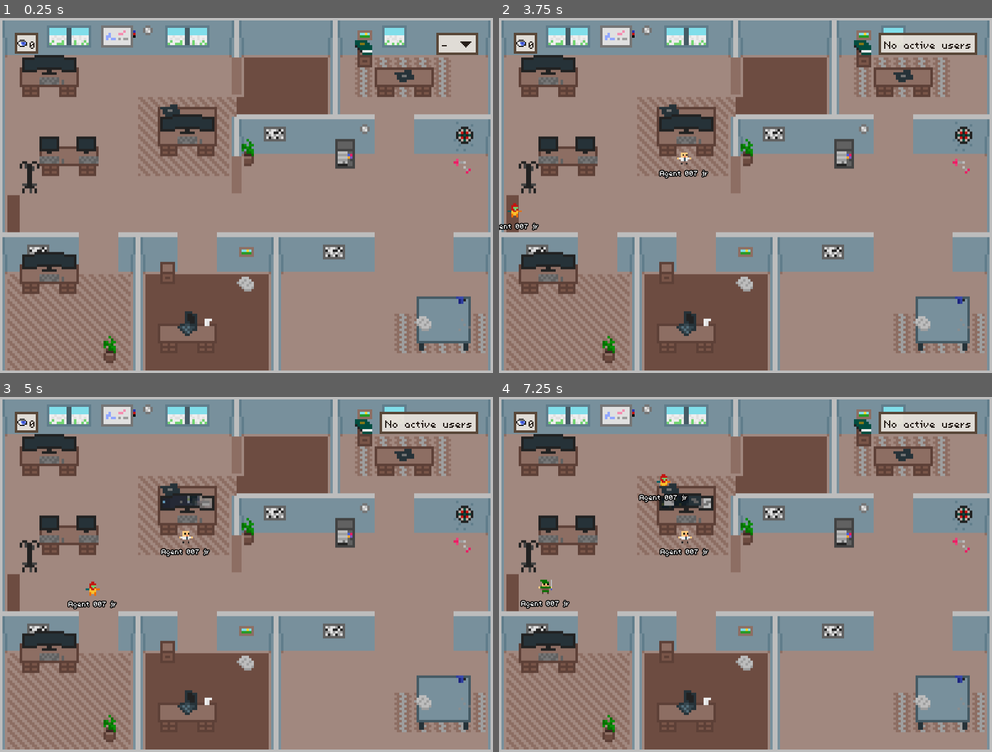
Above: before the commit, frames 1-4 (two rows, left to right).
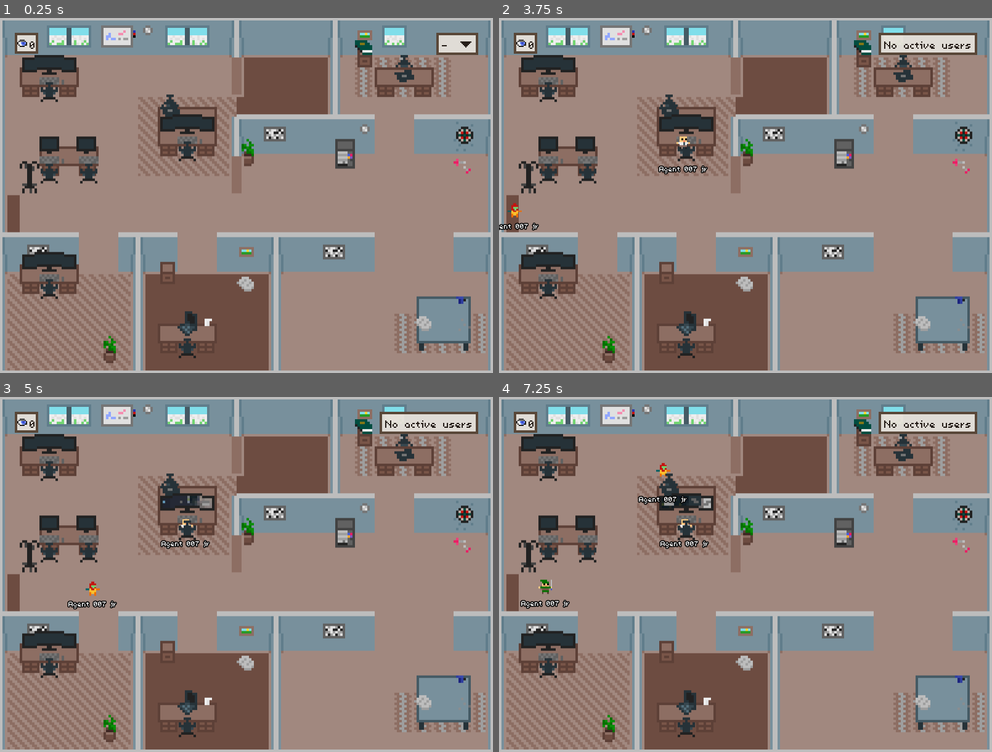
Above: after the commit, the same moments.

Repository: einord/agent-office
Game: Godot game, scene res://scenes/main.tscn
Two runs of this game, one before a commit and one after it. Both use one fixed random seed, a clock stepped at 60 frames per second and the inputs below.
Inputs (mouse positions are in pixels of both pictures, inside the frame that each line leads up to):
- Up to frame 1 (0.25 s): no input
- Up to frame 2 (3.75 s): tap Enter at 0.5 s; move the mouse to (957, 42) at 0.52 s; hold W 0.53-1.28 s; tap J at 0.6, 3.6 s; click (957, 42) at 0.67 s; move the mouse to (646, 213) at 1.27 s; tap 1 at 1.35 s; move the mouse to (794, 117) at 2.02 s; hold W 2.03-3.53 s; tap 2 at 2.1 s; move the mouse to (720, 266) at 2.77 s; tap Q at 2.85 s; click (720, 266) at 2.92 s; move the mouse to (893, 248) at 3.52 s
- Up to frame 3 (5 s): tap Space at 4.25 s; move the mouse to (98, 521) at 4.27 s; tap 1 at 4.35 s
- Up to frame 4 (7.25 s): move the mouse to (770, 574) at 5.02 s; tap 2 at 5.1 s; click (770, 574) at 5.17 s; move the mouse to (671, 485) at 5.77 s; hold W from 5.78 s (still down); tap Q at 5.85 s; move the mouse to (853, 556) at 6.52 s; tap J at 6.6 s

The runs differ from the first frame. In frame 1, 0.8% of the frame differs, in the area x 8-84%, y 10-96%; in frame 2, 1.1%; in frame 3, 1.1%; in frame 4, 1.4%.

Commit message:
feat: implement chair animations and integrate chair objects into the agent scene

Diff:
--- a/gui/agent-office/scenes/agent.gd
+++ b/gui/agent-office/scenes/agent.gd
@@ -38,6 +38,8 @@
 var _preferred_workstation: Marker2D = null
 ## Flag to only trigger computer activation once per work session
 var _has_arrived_at_work: bool = false
+## Whether the agent is currently sitting (chair animation playing)
+var _is_sitting: bool = false
 ## Context window usage percentage (0-100)
 var context_percentage: float = 0.0
 
@@ -157,6 +159,7 @@
 			_preferred_workstation = current_workstation
 			current_workstation = null
 			_has_arrived_at_work = false
+			_is_sitting = false
 			_is_idle_grace_waiting = false
 			_idle_grace_timer = 0.0
 		AgentState.IDLE:
@@ -304,17 +307,18 @@
 		return
 
 	if navigation_agent.is_navigation_finished():
-		# Play standing animation when not moving
-		if _anim_player.current_animation != "standing":
+		# Play standing animation when not moving (unless sitting in a chair)
+		if not _is_sitting and _anim_player.current_animation != "standing":
 			_anim_player.play("standing")
 
 		# Handle state-specific behavior when navigation is complete
 		match current_state:
 			AgentState.WORKING:
-				# Activate computers when first arriving at workstation
+				# Activate computers and sit in chair when first arriving at workstation
 				if not _has_arrived_at_work:
 					_has_arrived_at_work = true
 					_activate_workstation_computers(true)
+					_sit_in_chair()
 				# Handle grace period countdown before transitioning to IDLE
 				if _is_idle_grace_waiting:
 					_idle_grace_timer -= delta
@@ -347,6 +351,11 @@
 				return
 		return
 
+	# Start chair animation early when close to workstation
+	if current_state == AgentState.WORKING and not _is_sitting and current_workstation != null:
+		if global_position.distance_to(current_workstation.global_position) < 6.0:
+			_sit_in_chair()
+
 	movement_delta = movement_speed * delta
 	var next_path_position: Vector2 = navigation_agent.get_next_path_position()
 	var new_velocity: Vector2 = global_position.direction_to(next_path_position) * movement_speed
@@ -362,13 +371,14 @@
 	elif safe_velocity.x > 0:
 		flip_h = false
 
-	# Play walking animation when moving
-	if safe_velocity.length() > 0.1:
-		if _anim_player.current_animation != "walking":
-			_anim_player.play("walking")
-	else:
-		if _anim_player.current_animation != "standing":
-			_anim_player.play("standing")
+	# Play walking animation when moving (unless sitting in a chair)
+	if not _is_sitting:
+		if safe_velocity.length() > 0.1:
+			if _anim_player.current_animation != "walking":
+				_anim_player.play("walking")
+		else:
+			if _anim_player.current_animation != "standing":
+				_anim_player.play("standing")
 
 	global_position = global_position.move_toward(global_position + safe_velocity, movement_delta)
 
@@ -384,6 +394,21 @@
 		# Yellow → Red (50-100%)
 		_context_bar.color = Color(0.9, 0.9, 0.2).lerp(Color(0.9, 0.2, 0.2), (t - 0.5) * 2.0)
 
+## Plays a chair animation on the agent based on the linked chair's direction.
+func _sit_in_chair() -> void:
+	if current_workstation == null:
+		return
+	for chair in get_tree().get_nodes_in_group("chair"):
+		if chair.workstation == current_workstation:
+			var is_up = chair.animation == &"up"
+			var anim_name = "chair_up" if is_up else "chair_down"
+			var y_offset = -1.0 if is_up else 1.0
+			global_position.y = chair.global_position.y + y_offset
+			_is_sitting = true
+			if _anim_player.has_animation(anim_name):
+				_anim_player.play(anim_name)
+			return
+
 ## Activates or deactivates all computers linked to the current workstation.
 func _activate_workstation_computers(active: bool) -> void:
 	if current_workstation == null:
--- a/gui/agent-office/scenes/agent.tscn
+++ b/gui/agent-office/scenes/agent.tscn
@@ -36,6 +36,38 @@
 "values": [Vector2(0, -4)]
 }
 
+[sub_resource type="Animation" id="Animation_dg1j7"]
+resource_name = "chair_down"
+length = 0.23333333
+tracks/0/type = "value"
+tracks/0/imported = false
+tracks/0/enabled = true
+tracks/0/path = NodePath(".:offset")
+tracks/0/interp = 1
+tracks/0/loop_wrap = true
+tracks/0/keys = {
+"times": PackedFloat32Array(0, 0.1, 0.23333333),
+"transitions": PackedFloat32Array(1, 1, 1),
+"update": 0,
+"values": [Vector2(0, -4), Vector2(0, -12), Vector2(0, -6)]
+}
+
+[sub_resource type="Animation" id="Animation_qeyy3"]
+resource_name = "chair_up"
+length = 0.23333333
+tracks/0/type = "value"
+tracks/0/imported = false
+tracks/0/enabled = true
+tracks/0/path = NodePath(".:offset")
+tracks/0/interp = 1
+tracks/0/loop_wrap = true
+tracks/0/keys = {
+"times": PackedFloat32Array(0, 0.1, 0.23333333),
+"transitions": PackedFloat32Array(1, 1, 1),
+"update": 0,
+"values": [Vector2(0, -4), Vector2(0, -12), Vector2(0, -6)]
+}
+
 [sub_resource type="Animation" id="Animation_yc63n"]
 resource_name = "standing"
 tracks/0/type = "value"
@@ -71,6 +103,8 @@
 [sub_resource type="AnimationLibrary" id="AnimationLibrary_lug0u"]
 _data = {
 &"RESET": SubResource("Animation_umeaf"),
+&"chair_down": SubResource("Animation_dg1j7"),
+&"chair_up": SubResource("Animation_qeyy3"),
 &"standing": SubResource("Animation_yc63n"),
 &"walking": SubResource("Animation_lug0u")
 }
--- /dev/null
+++ b/gui/agent-office/scenes/chair.gd
@@ -0,0 +1,12 @@
+extends AnimatedSprite2D
+
+## Path to the workstation Marker2D this chair belongs to.
+@export var workstation_path: NodePath
+
+## Resolved workstation node reference.
+var workstation: Marker2D = null
+
+func _ready() -> void:
+	if workstation_path:
+		workstation = get_node(workstation_path) as Marker2D
+	add_to_group("chair")
--- /dev/null
+++ b/gui/agent-office/scenes/chair.tscn
@@ -0,0 +1,38 @@
+[gd_scene format=3 uid="uid://62r4520hditx"]
+
+[ext_resource type="Texture2D" uid="uid://c0eumcv4np4gj" path="res://assets/sprites/chair.png" id="1_i2o7u"]
+[ext_resource type="Script" path="res://scenes/chair.gd" id="2_script"]
+
+[sub_resource type="AtlasTexture" id="AtlasTexture_v2yb1"]
+atlas = ExtResource("1_i2o7u")
+region = Rect2(0, 0, 7, 8)
+
+[sub_resource type="AtlasTexture" id="AtlasTexture_js0lu"]
+atlas = ExtResource("1_i2o7u")
+region = Rect2(7, 0, 7, 8)
+
+[sub_resource type="SpriteFrames" id="SpriteFrames_gxtfn"]
+animations = [{
+"frames": [{
+"duration": 1.0,
+"texture": SubResource("AtlasTexture_v2yb1")
+}],
+"loop": true,
+"name": &"down",
+"speed": 5.0
+}, {
+"frames": [{
+"duration": 1.0,
+"texture": SubResource("AtlasTexture_js0lu")
+}],
+"loop": true,
+"name": &"up",
+"speed": 5.0
+}]
+
+[node name="AnimatedSprite2D" type="AnimatedSprite2D" unique_id=683404785]
+texture_filter = 1
+sprite_frames = SubResource("SpriteFrames_gxtfn")
+animation = &"up"
+offset = Vector2(0, -3)
+script = ExtResource("2_script")
--- a/gui/agent-office/scenes/tilemap.tscn
+++ b/gui/agent-office/scenes/tilemap.tscn
@@ -6,6 +6,7 @@
 [ext_resource type="SpriteFrames" uid="uid://gdkgo3he1qiw" path="res://assets/sprites/small_screen_frames.tres" id="4_ssf"]
 [ext_resource type="SpriteFrames" uid="uid://hhjtphwf2jll" path="res://assets/sprites/laptop_down_frames.tres" id="5_ldf"]
 [ext_resource type="SpriteFrames" uid="uid://dqdn74l3gk8qq" path="res://assets/sprites/laptop_up_frames.tres" id="6_luf"]
+[ext_resource type="PackedScene" uid="uid://62r4520hditx" path="res://scenes/chair.tscn" id="7_xjbjy"]
 
 [sub_resource type="NavigationPolygon" id="NavigationPolygon_55lsm"]
 vertices = PackedVector2Array(101, 35, 101, 19, 131, 19, 131, 43, 99, 43, 99, 37, 91, 35, 61, 37, 61, 59, 91, 59, 91, 7 …(774 unchanged characters)…
@@ -180,3 +181,47 @@
 offset = Vector2(0, -12)
 sprite_frames_resource = ExtResource("4_ssf")
 workstation_path = NodePath("../../Locations/WorkStations/Desk8")
+
+[node name="Things" type="Node2D" parent="." unique_id=1979474886]
+z_index = 2
+z_as_relative = false
+y_sort_enabled = true
+
+[node name="Chairs" type="Node2D" parent="Things" unique_id=917747196]
+z_index = 2
+z_as_relative = false
+y_sort_enabled = true
+
+[node name="Chair_1" parent="Things/Chairs" unique_id=683404785 instance=ExtResource("7_xjbjy")]
+position = Vector2(76, 57)
+workstation_path = NodePath("../../../Locations/WorkStations/Desk3")
+
+[node name="Chair_2" parent="Things/Chairs" unique_id=1077488267 instance=ExtResource("7_xjbjy")]
+position = Vector2(69, 38)
+animation = &"down"
+workstation_path = NodePath("../../../Locations/WorkStations/Desk4")
+
+[node name="Chair_3" parent="Things/Chairs" unique_id=417396982 instance=ExtResource("7_xjbjy")]
+position = Vector2(20, 33)
+workstation_path = NodePath("../../../Locations/WorkStations/Desk1")
+
+[node name="Chair_4" parent="Things/Chairs" unique_id=645184294 instance=ExtResource("7_xjbjy")]
+position = Vector2(20, 66)
+workstation_path = NodePath("../../../Locations/WorkStations/Desk2")
+
+[node name="Chair_5" parent="Things/Chairs" unique_id=1686436601 instance=ExtResource("7_xjbjy")]
+position = Vector2(36, 66)
+workstation_path = NodePath("../../../Locations/WorkStations/Desk8")
+
+[node name="Chair_6" parent="Things/Chairs" unique_id=671063070 instance=ExtResource("7_xjbjy")]
+position = Vector2(20, 113)
+workstation_path = NodePath("../../../Locations/WorkStations/Desk5")
+
+[node name="Chair_7" parent="Things/Chairs" unique_id=1570688374 instance=ExtResource("7_xjbjy")]
+position = Vector2(76, 137)
+workstation_path = NodePath("../../../Locations/WorkStations/Desk6")
+
+[node name="Chair_8" parent="Things/Chairs" unique_id=1131609852 instance=ExtResource("7_xjbjy")]
+position = Vector2(164, 22)
+animation = &"down"
+workstation_path = NodePath("../../../Locations/WorkStations/Desk7")
--- a/gui/agent-office/scenes/tileset.tres
+++ b/gui/agent-office/scenes/tileset.tres
@@ -198,7 +198,7 @@
 13:8/0/texture_origin = Vector2i(0, -4)
 13:8/0/y_sort_origin = 8
 14:8/0 = 0
-14:8/0/y_sort_origin = 5
+14:8/0/y_sort_origin = 4
 15:8/0 = 0
 15:8/0/y_sort_origin = 5
 16:6/size_in_atlas = Vector2i(1, 2)
@@ -214,6 +214,7 @@
 4:6/0/texture_origin = Vector2i(0, -4)
 4:6/0/y_sort_origin = 10
 4:6/0/physics_layer_0/polygon_0/points = PackedVector2Array(-4, 8, -4, 12, 4, 12, 4, 8)
+4:5/0 = 0
 
 [resource]
 tile_size = Vector2i(8, 8)
Binary file added: gui/agent-office/assets/sprites/chair.aseprite
Binary file added: gui/agent-office/assets/sprites/chair.png
Not shown, added: gui/agent-office/assets/sprites/chair.png.import
Binary file changed: gui/agent-office/assets/sprites/tiles.aseprite
Not shown, added: gui/agent-office/scenes/chair.gd.uid
